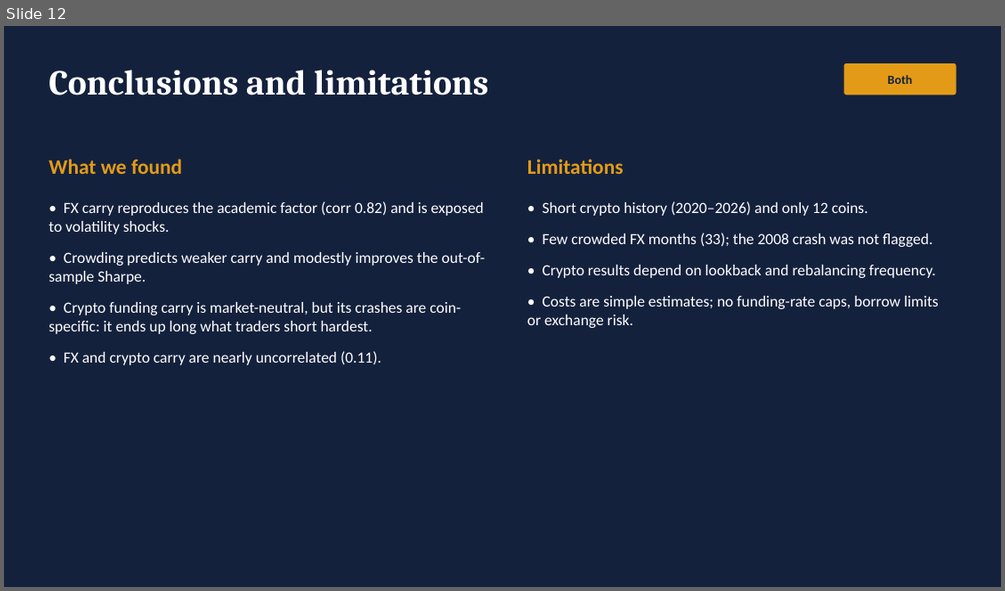
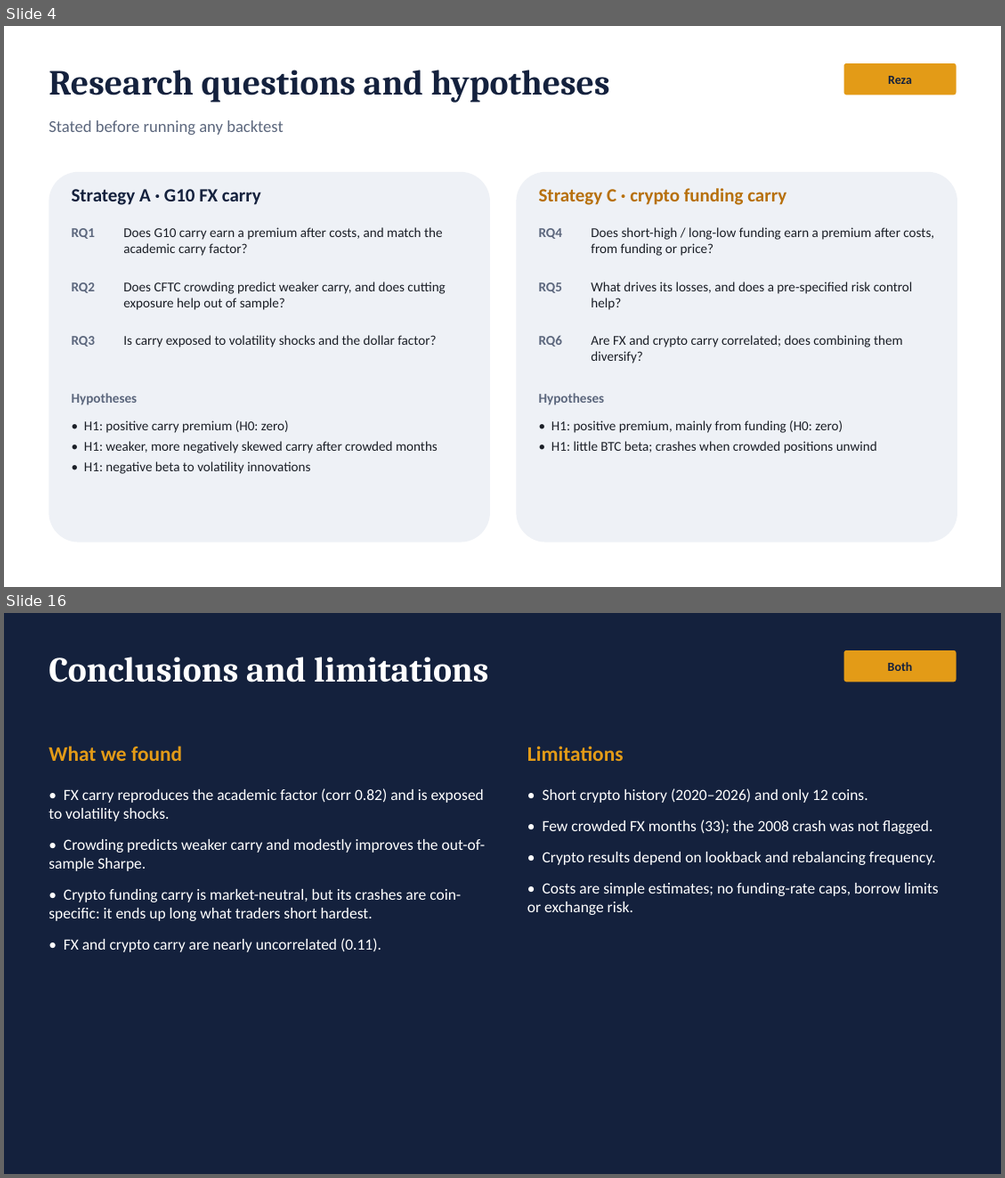
Before and after one commit to rezazamani2329/currency-crypto-carry, a slide deck: slides/presentation.pptx. Shown one above the other, each under a label of ours: slide 12 before the commit, slides 4 and 16 after it; the slides between them are not shown. The pictures are 1005x591 and 1005x1178 pixels, drawn with LibreOffice and Linux fonts; fonts in the diff are those of the drawing. Boxes give left, top, right and bottom in pixels: in the first picture for what was removed or moved away, otherwise in the second. Text is boxed around its words. In the diff, an @@ line names an element or a change of style, - is before the commit and + after.

```diff
--- a/slides/presentation.pptx
+++ b/slides/presentation.pptx
@@ slide 4 added at box(4, 26, 1001, 587), background #FFFFFF @@
@@ text added at box(48, 70, 610, 103), 34 pt, text #14213D, bold @@
+Research questions and hypotheses
@@ rounded rectangle added at box(844, 63, 956, 95), fill #E39B17, 12 pt, text #14213D, bold @@
+Reza
@@ text added at box(48, 120, 283, 135), 16 pt, text #5C677D @@
+Stated before running any backtest
@@ rounded rectangle added at box(48, 172, 490, 542), fill #EEF1F6 @@
@@ rounded rectangle added at box(517, 172, 957, 542), fill #EEF1F6 @@
@@ text added at box(72, 189, 261, 205), 18 pt, text #14213D, bold @@
+Strategy A · G10 FX carry
@@ text added at box(539, 188, 786, 205), 18 pt, text #B7700C, bold @@
+Strategy C · crypto funding carry
@@ text added at box(72, 228, 95, 239), 13 pt, text #5C677D, bold @@
+RQ1
@@ text added at box(123, 227, 443, 256), 13 pt, text #1B1F27 @@
+Does G10 carry earn a premium after costs, and match the academic carry factor?
@@ text added at box(539, 228, 562, 239), 13 pt, text #5C677D, bold @@
+RQ4
@@ text added at box(591, 227, 934, 256), 13 pt, text #1B1F27 @@
+Does short-high / long-low funding earn a premium after costs, from funding or price?
@@ text added at box(72, 282, 95, 293), 13 pt, text #5C677D, bold @@
+RQ2
@@ text added at box(123, 281, 445, 310), 13 pt, text #1B1F27 @@
+Does CFTC crowding predict weaker carry, and does cutting exposure help out of sample?
@@ text added at box(539, 282, 562, 293), 13 pt, text #5C677D, bold @@
+RQ5
@@ text added at box(591, 281, 913, 310), 13 pt, text #1B1F27 @@
+What drives its losses, and does a pre-specified risk control help?
@@ text added at box(72, 336, 95, 346), 13 pt, text #5C677D, bold @@
+RQ3
@@ text added at box(123, 335, 436, 347), 13 pt, text #1B1F27 @@
+Is carry exposed to volatility shocks and the dollar factor?
@@ text added at box(539, 335, 562, 346), 13 pt, text #5C677D, bold @@
+RQ6
@@ text added at box(591, 335, 903, 363), 13 pt, text #1B1F27 @@
+Are FX and crypto carry correlated; does combining them diversify?
@@ text added at box(72, 393, 138, 405), 13 pt, text #5C677D, bold @@
+Hypotheses
@@ text added at box(539, 393, 605, 405), 13 pt, text #5C677D, bold @@
+Hypotheses
@@ text added at box(84, 420, 437, 474), 13 pt, text #1B1F27 @@
+• H1: positive carry premium (H0: zero)
+• H1: weaker, more negatively skewed carry after crowded months
+• H1: negative beta to volatility innovations
@@ text added at box(551, 420, 877, 453), 13 pt, text #1B1F27 @@
+• H1: positive premium, mainly from funding (H0: zero)
+• H1: little BTC beta; crashes when crowded positions unwind
@@ what was slide 12 is now slide 16 @@
```
Also in this commit, not shown: 11 slides changed, 3 other slides added, 2 other files.
